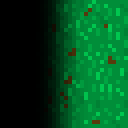
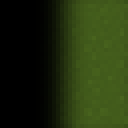
Layer changes from the first 128 × 128 image to the second:
moved "Layer 2" above "grass-tile (1)", painted on it over (x1=40, y1=0, x2=128, y2=128)
added layer "grass-tile (1)" above "Layer 1" over (x1=40, y1=0, x2=128, y2=128)
